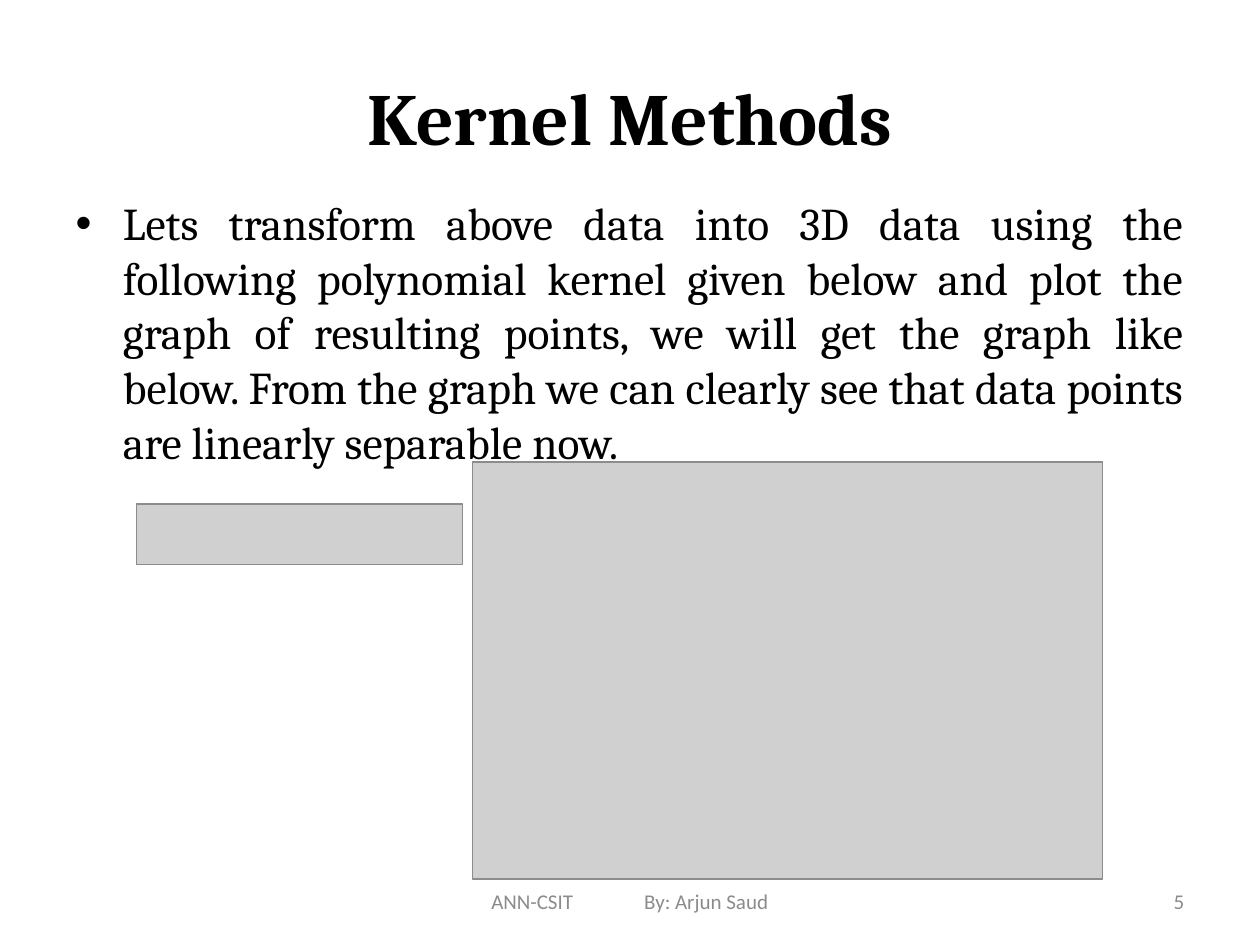
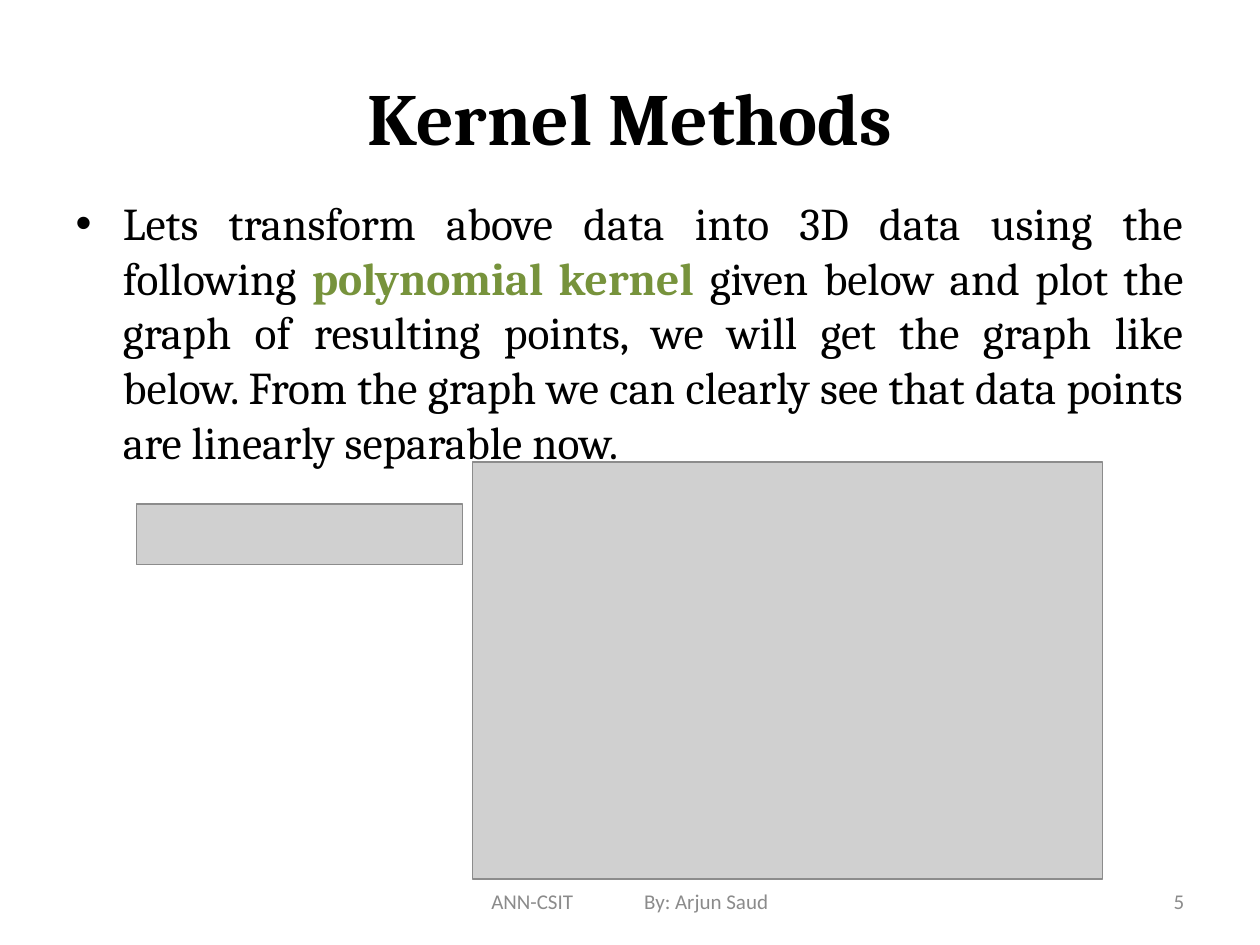
Before and after one commit to Yujan3333/Master-in-Computer-Science-and-Information-Technology, a slide deck: slide 5 of Main/Study/First Sem/Subjects/Neural Network (NN)/Sir Slides/Unit -4 RBFNN.pptx. Drawn at 1260x945 pixels with LibreOffice and Linux fonts; fonts in the diff are those of the drawing; grey boxes stand for pictures. Boxes give left, top, right and bottom in pixels: in the first picture for what was removed or moved away, otherwise in the second. Text is boxed around its words. In the diff, an @@ line names an element or a change of style, - is before the commit and + after.

```diff
--- a/Main/Study/First Sem/Subjects/Neural Network (NN)/Sir Slides/Unit -4 RBFNN.pptx
+++ b/Main/Study/First Sem/Subjects/Neural Network (NN)/Sir Slides/Unit -4 RBFNN.pptx
@@ text "Lets transform above data into ..." at bbox=[123, 207, 1183, 469]: text colour #000000 to #77933C, bold on in "polynomial kernel" @@
```
Also in this commit, not shown: 31 other slides changed, 23 other files.
